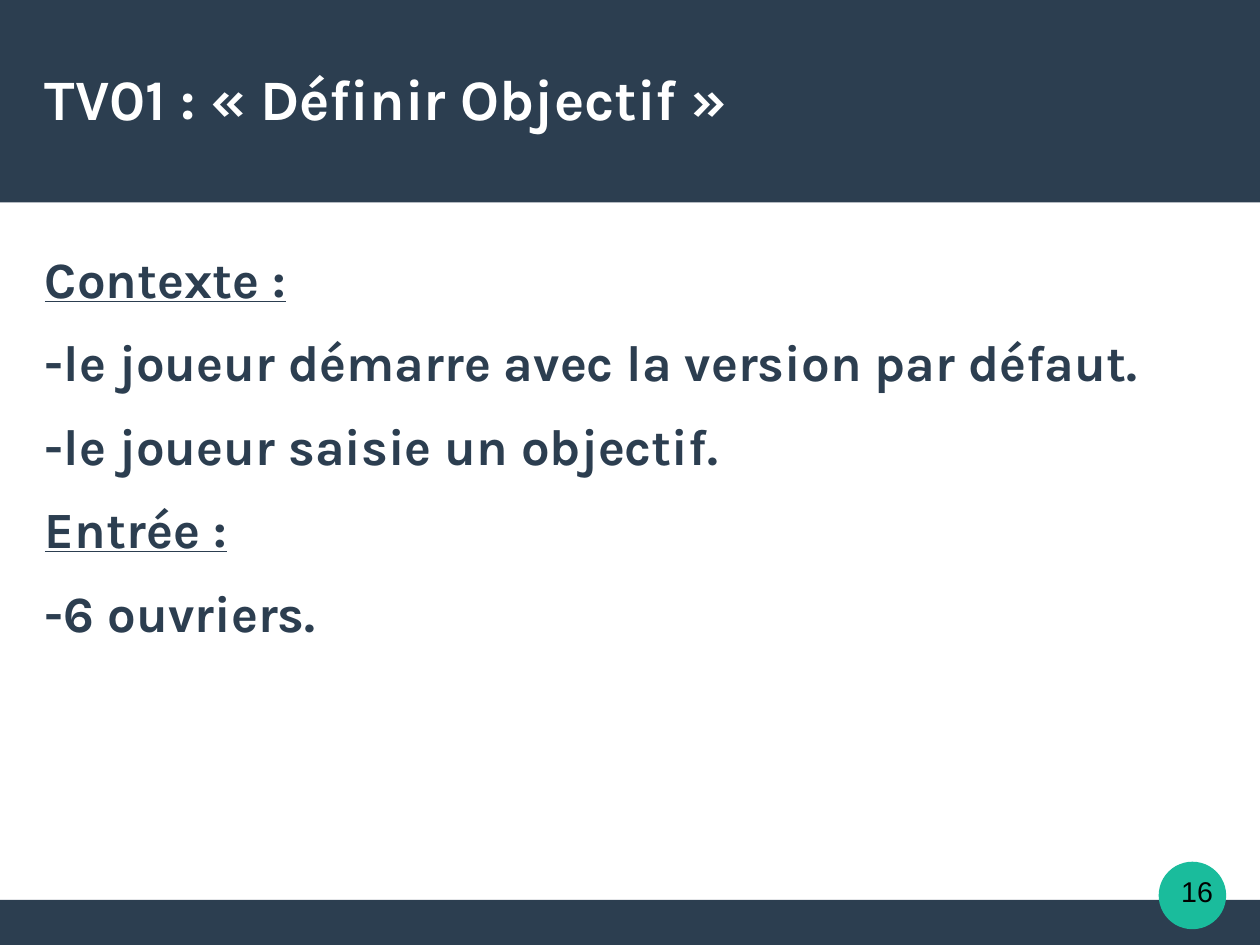
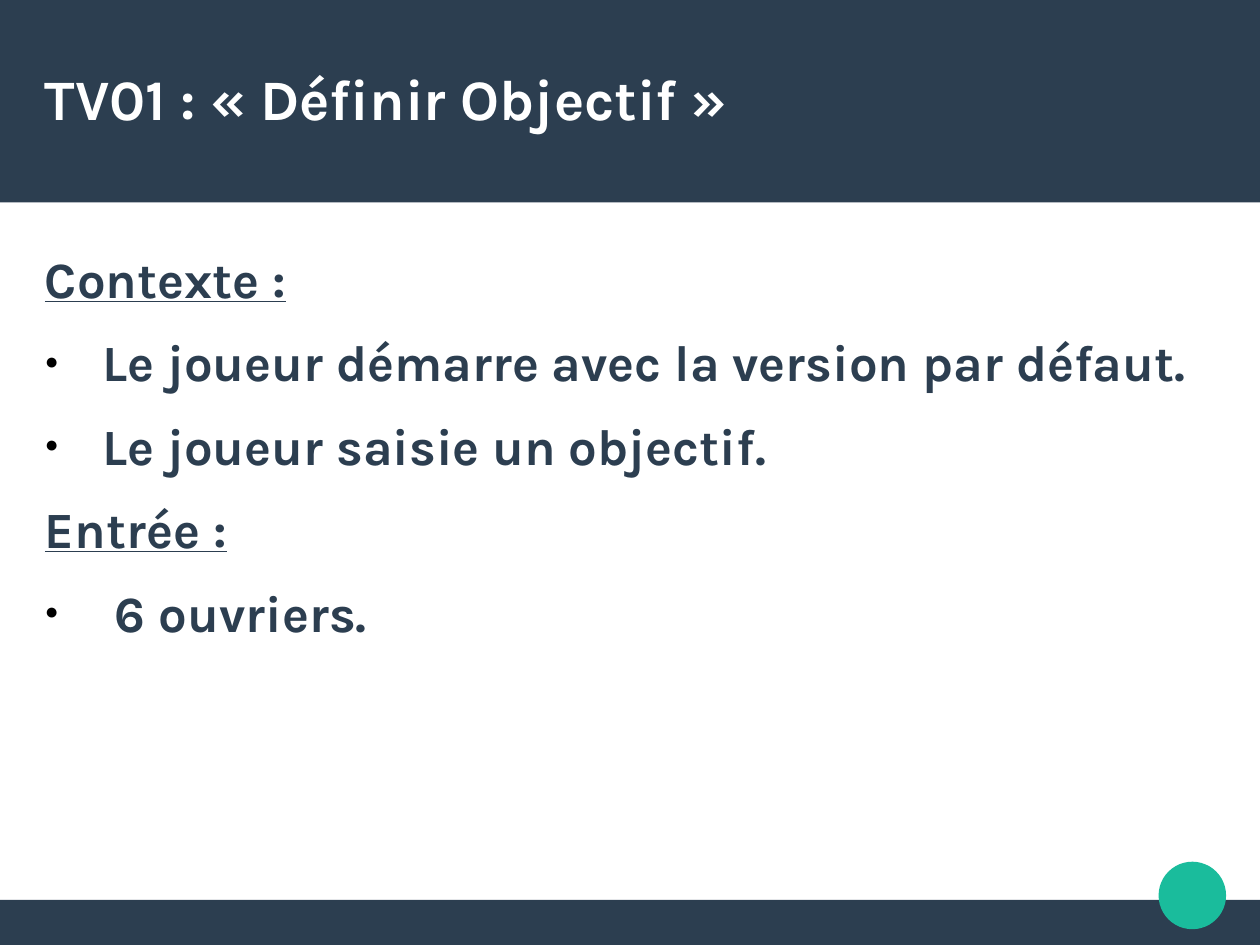
Before and after one commit to natmaurice/tme-il-smartbuilders, a slide deck: slide 16 of IL.odp. Drawn at 1260x945 pixels with LibreOffice and Linux fonts; fonts in the diff are those of the drawing. Boxes give left, top, right and bottom in pixels: in the first picture for what was removed or moved away, otherwise in the second. Text is boxed around its words. In the diff, an @@ line names an element or a change of style, - is before the commit and + after.

```diff
--- a/IL.odp
+++ b/IL.odp
@@ text at bbox=[102, 341, 1185, 477]: text changed @@
--le joueur démarre avec la version par défaut.
--le joueur saisie un objectif.
+● Le joueur démarre avec la version par défaut.
+● Le joueur saisie un objectif.
@@ text at bbox=[115, 596, 367, 633]: text changed @@
--6 ouvriers.
+● 6 ouvriers.
@@ ellipse removed at bbox=[1159, 862, 1227, 930] @@
@@ freeform shape added at bbox=[1159, 862, 1227, 930], fill #1ABC9C @@
@@ text removed at bbox=[1181, 882, 1213, 903] @@
-16
@@ rectangle removed at bbox=[0, 900, 1260, 944] @@
@@ freeform shape added at bbox=[0, 900, 1260, 944], fill #2C3E50 @@
```
Also in this commit, not shown: 8 other slides changed, 1 other file.
